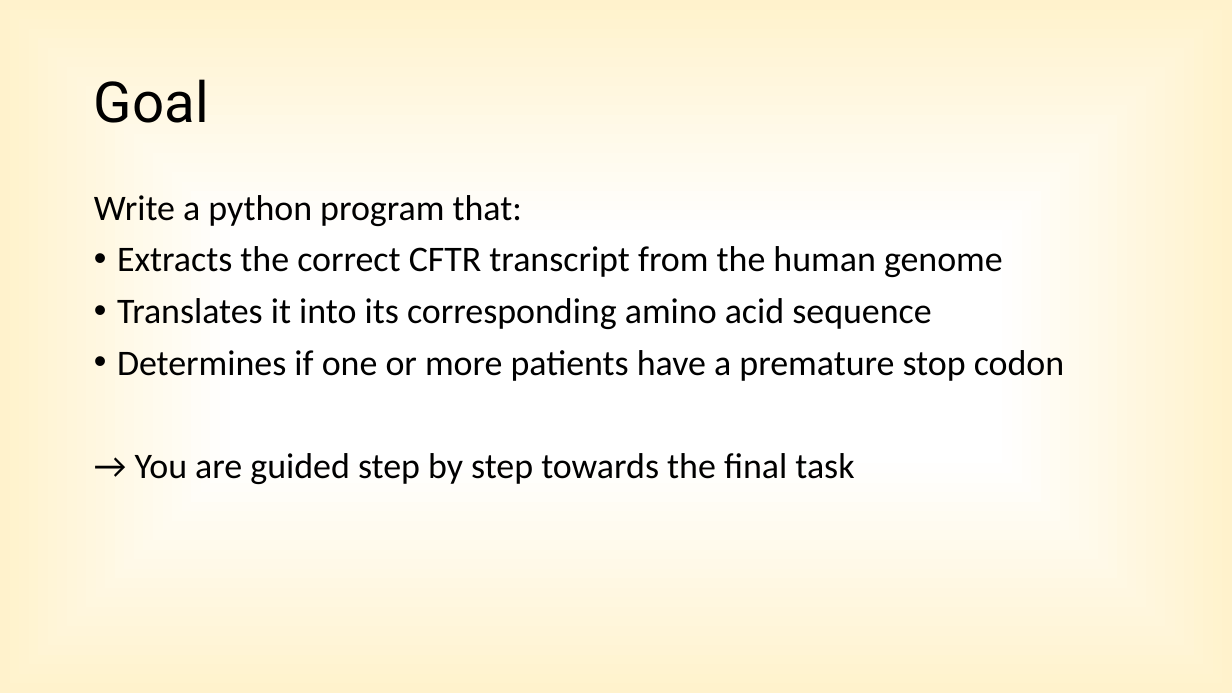
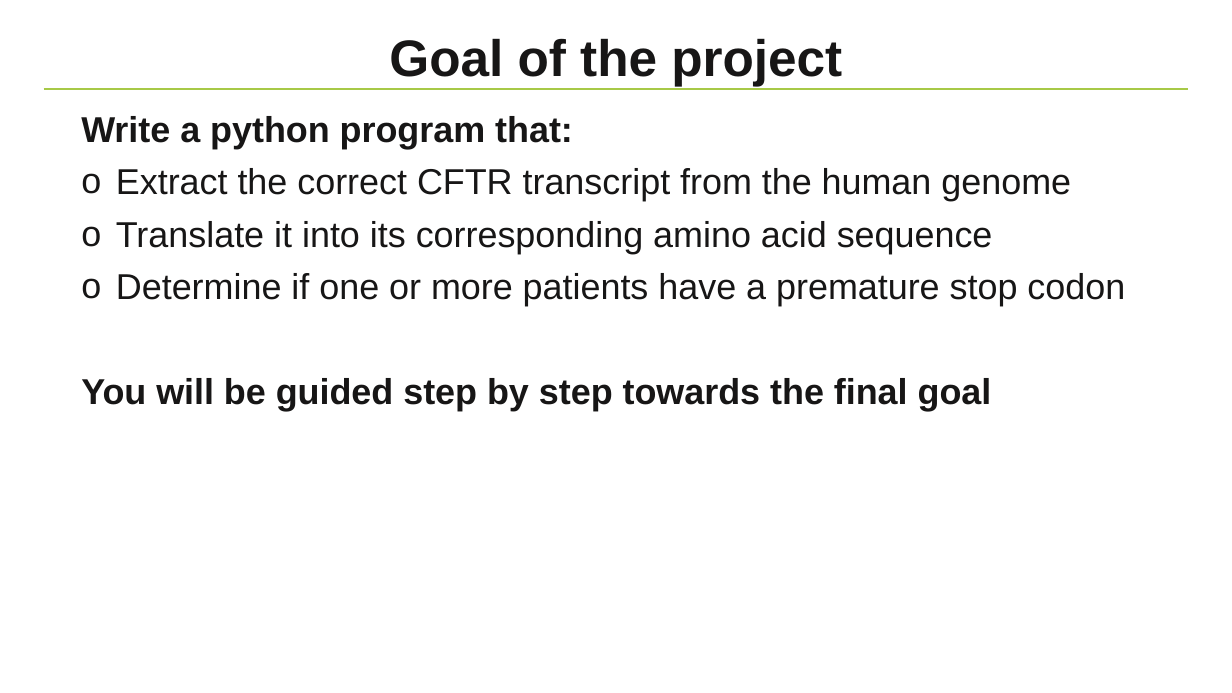
Before and after one commit to NBISweden/workshop-python, a slide deck: slide 6 of lectures/Project.pptx. Drawn at 1232x693 pixels with LibreOffice and Linux fonts; fonts in the diff are those of the drawing; background and template pictures are left out. Boxes give left, top, right and bottom in pixels: in the first picture for what was removed or moved away, otherwise in the second. Text is boxed around its words. In the diff, an @@ line names an element or a change of style, - is before the commit and + after.

Commit message:
update slides for the project

```diff
--- a/lectures/Project.pptx
+++ b/lectures/Project.pptx
@@ background gradient #FFFFFF to #FFF2CC to #FFECB2 to #FFFFFF @@
@@ title at [389,38,842,86]: text changed; size 44 to 40 pt; font Roboto to Arial; text colour #000000 to #171616; bold on @@
-Goal
+Goal of the project
@@ line added from (43, 89) to (1189, 89), #A7C947 1 pt @@
@@ text "Write a python program that:": place and size @@
-text "Write a python program that:" at [94,195,1064,485]
+text "Write a python program that:" at [81,116,1125,411]
@@ text at [81,116,573,149]: font Calibri to Arial, text colour #000000 to #171616, bold on in "Write a python program that:"; indent changed @@
@@ text at [81,168,1125,411]: text changed; font Calibri to Arial; text colour #000000 to #171616 @@
-• Extracts the correct CFTR transcript from the human genome
-• Translates it into its corresponding amino acid sequence
-• Determines if one or more patients have a premature stop codon
-→ You are guided step by step towards the final task
+o Extract the correct CFTR transcript from the human genome
+o Translate it into its corresponding amino acid sequence
+o Determine if one or more patients have a premature stop codon
+You will be guided step by step towards the final goal
```
Also in this commit, not shown: 8 other slides changed, 4 slides added, 6 slides removed.
